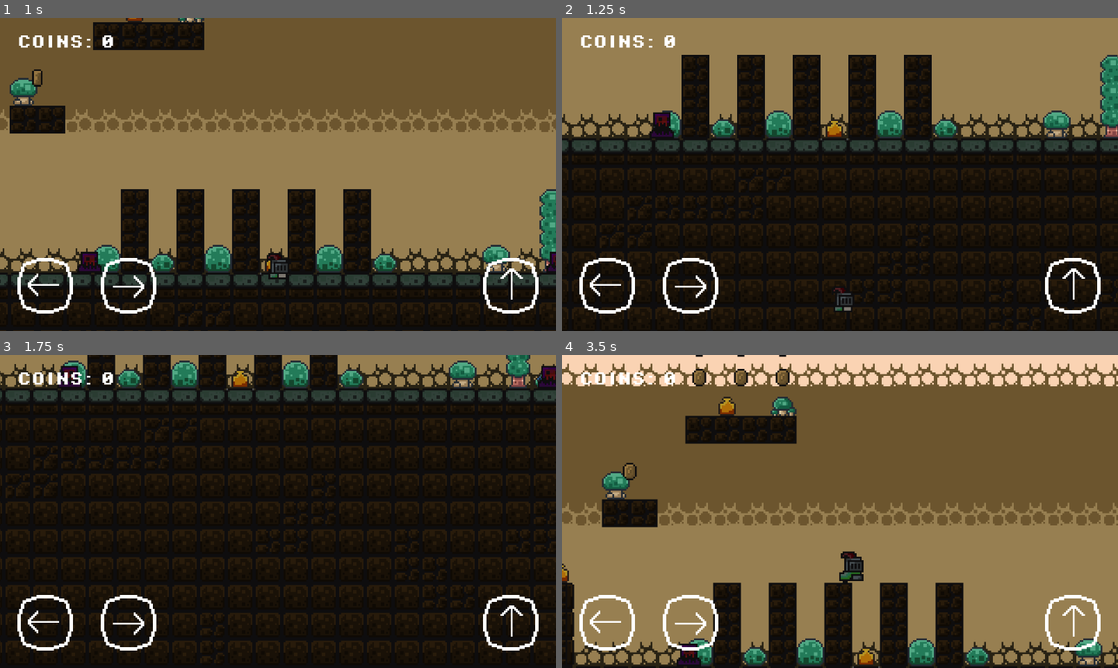
Above: before the commit, frames 1-4 (two rows, left to right).
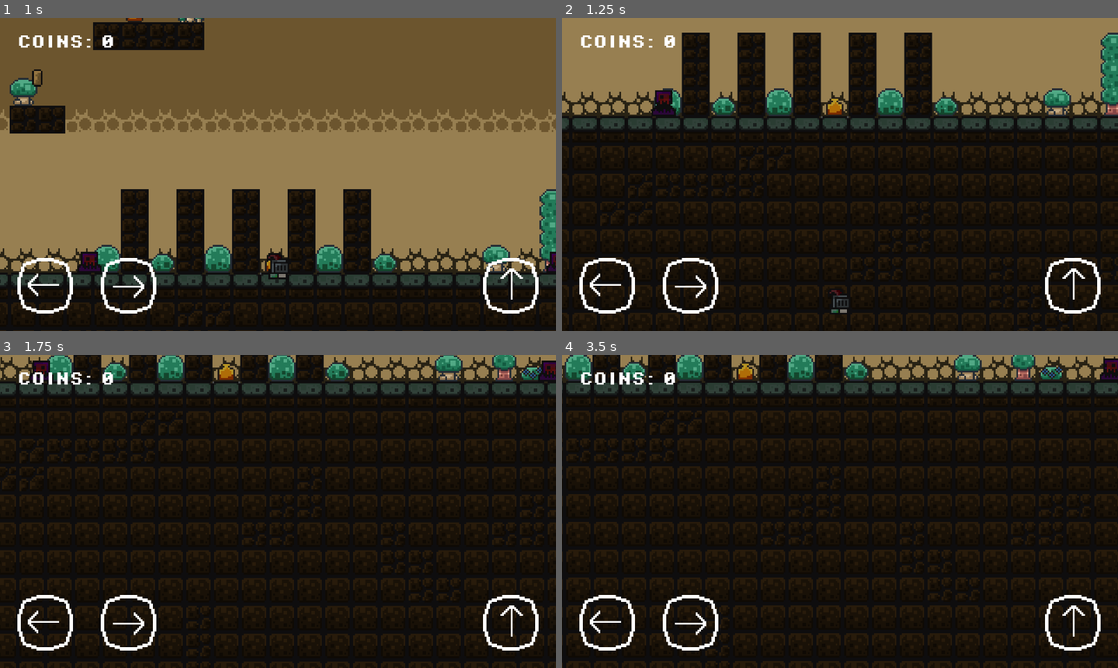
Above: after the commit, the same moments.

Repository: KAISERaustin/goblin-father
Game: Godot game, scene res://scenes/game.tscn
Two runs of this game, one before a commit and one after it. Both use one fixed random seed, a clock stepped at 60 frames per second and the inputs below.
Inputs:
- Up to frame 1 (1 s): hold D (move_right) from 0.53 s (still down); tap Space (jump) at 0.77 s
- Up to frame 2 (1.25 s): keep holding D (move_right)
- Up to frame 3 (1.75 s): keep holding D (move_right); tap Space (jump) at 1.52 s
- Up to frame 4 (3.5 s): release D (move_right) at 2.03 s; hold A (move_left) 2.03-2.78 s; hold D (move_right) from 2.78 s (still down); tap Space (jump) at 3.02 s

Frame 1 is identical in both runs. In frame 2, 22% of the frame differs, in the area x 0-100%, y 4-100%; in frame 3, 24%; in frame 4, 89%, in the area x 0-100%, y 0-100%.

Commit message:
Added better killzone logic that makes it much more customizable.

Diff:
--- a/goblin-father-godot/scenes/game.tscn
+++ b/goblin-father-godot/scenes/game.tscn
@@ -451,7 +451,10 @@
 rotation = 3.14159
 
 [node name="KillZone" parent="Borders" instance=ExtResource("5_iywne")]
-position = Vector2(-280, 64)
+position = Vector2(1056, 128)
+
+[node name="KillZone2" parent="Borders" instance=ExtResource("5_iywne")]
+position = Vector2(2096, 128)
 
 [node name="LevelWonArea" parent="Borders" instance=ExtResource("11_kvpfn")]
 position = Vector2(2712, -8)
--- a/goblin-father-godot/scenes/kill_zone.tscn
+++ b/goblin-father-godot/scenes/kill_zone.tscn
@@ -2,14 +2,15 @@
 
 [ext_resource type="Script" uid="uid://dvcsb5ip5uwvt" path="res://scripts/killzone.gd" id="1_kebdr"]
 
-[sub_resource type="WorldBoundaryShape2D" id="WorldBoundaryShape2D_kebdr"]
+[sub_resource type="SegmentShape2D" id="SegmentShape2D_kebdr"]
+b = Vector2(300, 0)
 
 [node name="KillZone" type="Area2D" groups=["killzone"]]
 collision_mask = 2
 script = ExtResource("1_kebdr")
 
 [node name="CollisionShape2D" type="CollisionShape2D" parent="."]
-shape = SubResource("WorldBoundaryShape2D_kebdr")
+shape = SubResource("SegmentShape2D_kebdr")
 
 [node name="Timer" type="Timer" parent="."]
 wait_time = 0.6
